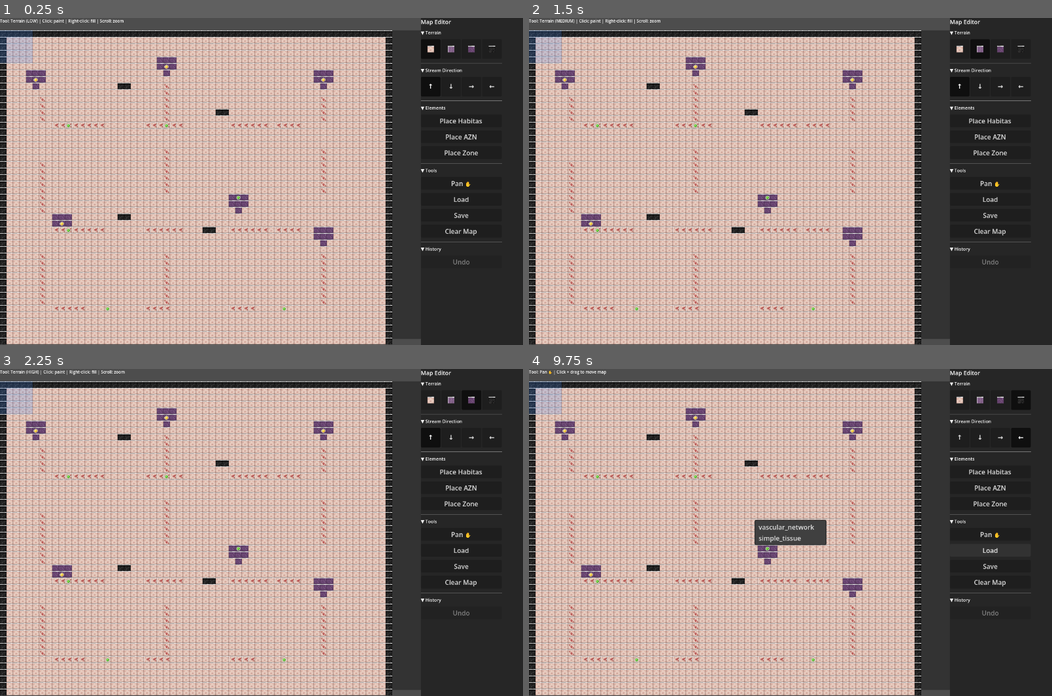
Above: before the commit, frames 1-4 (two rows, left to right).
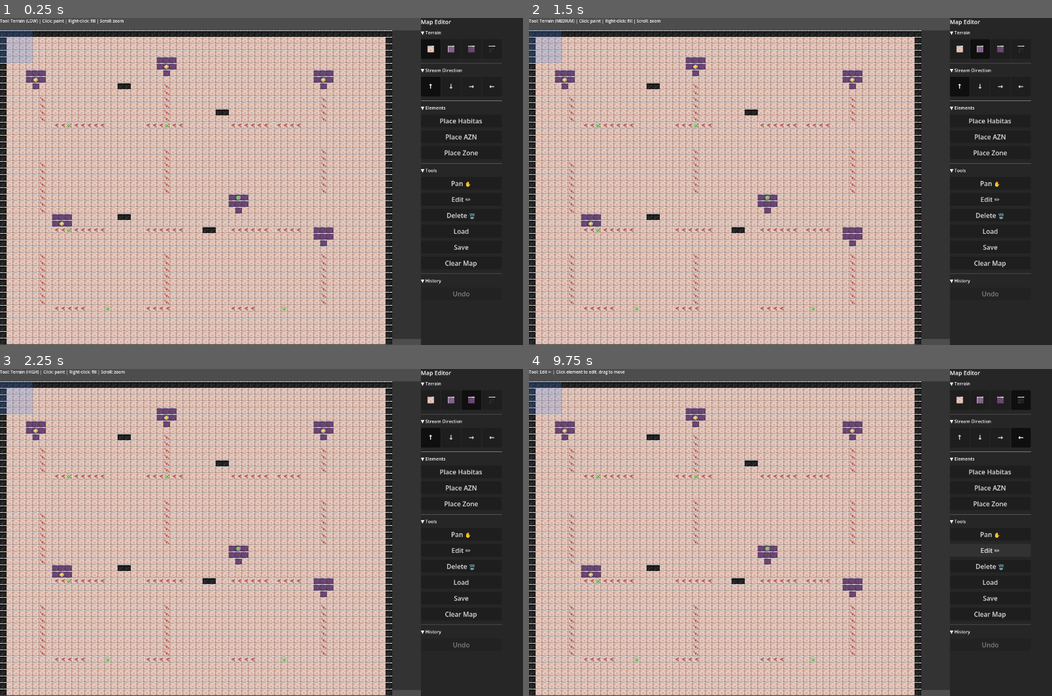
Above: after the commit, the same moments.

Repository: Habitas-Games/nano-bot
Game: Godot game, scene res://scenes/map_editor_scene.tscn
Two runs of this game, one before a commit and one after it. Both use one fixed random seed, a clock stepped at 60 frames per second and the inputs below. This scene is started directly instead of the project's main scene.
Inputs (mouse positions are in pixels of both pictures, inside the frame that each line leads up to):
- Up to frame 1 (0.25 s): no input
- Up to frame 2 (1.5 s): click (957, 50) at 0.52 s; click (978, 50) at 1.27 s
- Up to frame 3 (2.25 s): click (470, 401) at 2.02 s
- Up to frame 4 (9.75 s): click (1020, 401) at 2.77 s; click "↑" at 3.5 s; click "↓" at 4.25 s; click "→" at 5 s; click "←" at 5.75 s; click "Place Habitas" at 6.5 s; click "Place AZN" at 7.25 s; click "Place Zone" at 8 s; click "Pan ✋" at 8.75 s; click (989, 548) at 9.5 s, where only the run after the commit has a clickable "Edit ✏️"

The runs differ from the first frame. In frame 1, 0.4% of the frame differs, in the area x 80-96%, y 54-86%; in frame 2, 0.4%; in frame 3, 0.4%; in frame 4, 1.6%, in the area x 2-96%, y 0-86%.

Commit message:
Phase 4.1: Implement Delete tool - drag to erase everything
FEATURES IMPLEMENTED:

UI Changes:
✅ Added 'Edit ✏️' button in Tools section
✅ Added 'Delete 🗑️' button in Tools section
✅ Buttons activate respective tool modes
✅ Status bar messages for both tools

Delete Tool Implementation:
✅ _delete_at_position(x, y) function
✅ Deletes terrain (density → LOW, stream → NONE)
✅ Removes habitas points at position
✅ Removes AZN nodes at position
✅ Removes injection zones containing position
✅ Left-click press: _save_state() at drag start
✅ Drag motion: _delete_at_position() at each position
✅ Prevents duplicate deletion (tracks last_paint_pos)
✅ Visual feedback: brush_cursor_pos shows delete area

Edit Tool UI:
✅ Button added (logic implementation follows)

Input Handling:
✅ Delete mode in left-click handler
✅ Delete mode in drag motion handler
✅ Proper input consumption (set_input_as_handled)
✅ Saves state BEFORE drag (single undo)

Status Bar:
✅ 'Tool: Delete 🗑️ | Click + drag to erase...'
✅ 'Tool: Edit ✏️ | Click element to edit...'

TESTING:
- [ ] Click and drag to delete terrain
- [ ] Streams deleted (set to NONE)
- [ ] Habitas points removed
- [ ] AZN nodes removed
- [ ] Zones containing deleted cells removed
- [ ] Undo restores everything
- [ ] No duplicate deletions

Ready for testing and Phase 4.2 (Edit tool logic).

Co-Authored-By: Claude Sonnet 4.6 <noreply@anthropic.com>

Diff:
--- a/src/ui/map_editor/map_editor.gd
+++ b/src/ui/map_editor/map_editor.gd
@@ -244,6 +244,22 @@
 		_activate_tool("pan")
 	)
 	panel.add_child(pan_btn)
+
+	var edit_btn = Button.new()
+	edit_btn.text = "Edit ✏️"
+	edit_btn.custom_minimum_size = Vector2(0, 28)
+	edit_btn.pressed.connect(func():
+		_activate_tool("edit")
+	)
+	panel.add_child(edit_btn)
+
+	var delete_btn = Button.new()
+	delete_btn.text = "Delete 🗑️"
+	delete_btn.custom_minimum_size = Vector2(0, 28)
+	delete_btn.pressed.connect(func():
+		_activate_tool("delete")
+	)
+	panel.add_child(delete_btn)
 
 	var load_btn = Button.new()
 	load_btn.text = "Load"
@@ -586,6 +602,13 @@
 									queue_redraw()
 									get_tree().root.set_input_as_handled()
 									return
+								"delete":
+									is_painting = true
+									last_paint_pos = Vector2i(grid_x, grid_y)
+									_save_state()
+									_delete_at_position(grid_x, grid_y)
+									get_tree().root.set_input_as_handled()
+									return
 								"zone":
 									# Zone placement will be drag-based (not implemented yet)
 									pass
@@ -641,6 +664,13 @@
 							cells[idx]["stream_dir"] = selected_stream_dir
 							last_paint_pos = Vector2i(grid_x, grid_y)
 							queue_redraw()
+					elif active_tool == "delete":
+						# Delete mode: drag to erase everything
+						brush_cursor_pos = Vector2i(grid_x, grid_y)
+						if Vector2i(grid_x, grid_y) != last_paint_pos:
+							_delete_at_position(grid_x, grid_y)
+							last_paint_pos = Vector2i(grid_x, grid_y)
+							queue_redraw()
 
 		get_tree().root.set_input_as_handled()
 		return
@@ -654,6 +684,27 @@
 			set_default_cursor_shape(CURSOR_MOVE)
 		else:
 			set_default_cursor_shape(CURSOR_ARROW)
+
+func _delete_at_position(x: int, y: int) -> void:
+	"""Delete everything at grid position"""
+	if x < 0 or x >= map_width or y < 0 or y >= map_height:
+		return
+
+	# Delete terrain and streams
+	var idx = y * map_width + x
+	cells[idx]["density"] = Density.LOW
+	cells[idx]["stream_dir"] = StreamDir.NONE
+
+	# Delete habitas at this position
+	habitas_points = habitas_points.filter(func(hp): return hp != Vector2i(x, y))
+
+	# Delete AZN at this position
+	azn_nodes = azn_nodes.filter(func(azn): return azn["position"] != Vector2i(x, y))
+
+	# Delete zones containing this position
+	injection_zones = injection_zones.filter(func(zone):
+		return not zone["rect"].has_point(Vector2i(x, y))
+	)
 
 func _is_in_canvas(pos: Vector2) -> bool:
 	var cx = int(canvas_rect.position.x)
@@ -768,6 +819,10 @@
 			status = "Tool: Place Zone | Drag to create rectangle"
 		"pan":
 			status = "Tool: Pan ✋ | Click + drag to move map"
+		"edit":
+			status = "Tool: Edit ✏️ | Click element to edit, drag to move"
+		"delete":
+			status = "Tool: Delete 🗑️ | Click + drag to erase terrain, streams, elements"
 
 	if status_label:
 		status_label.text = status
